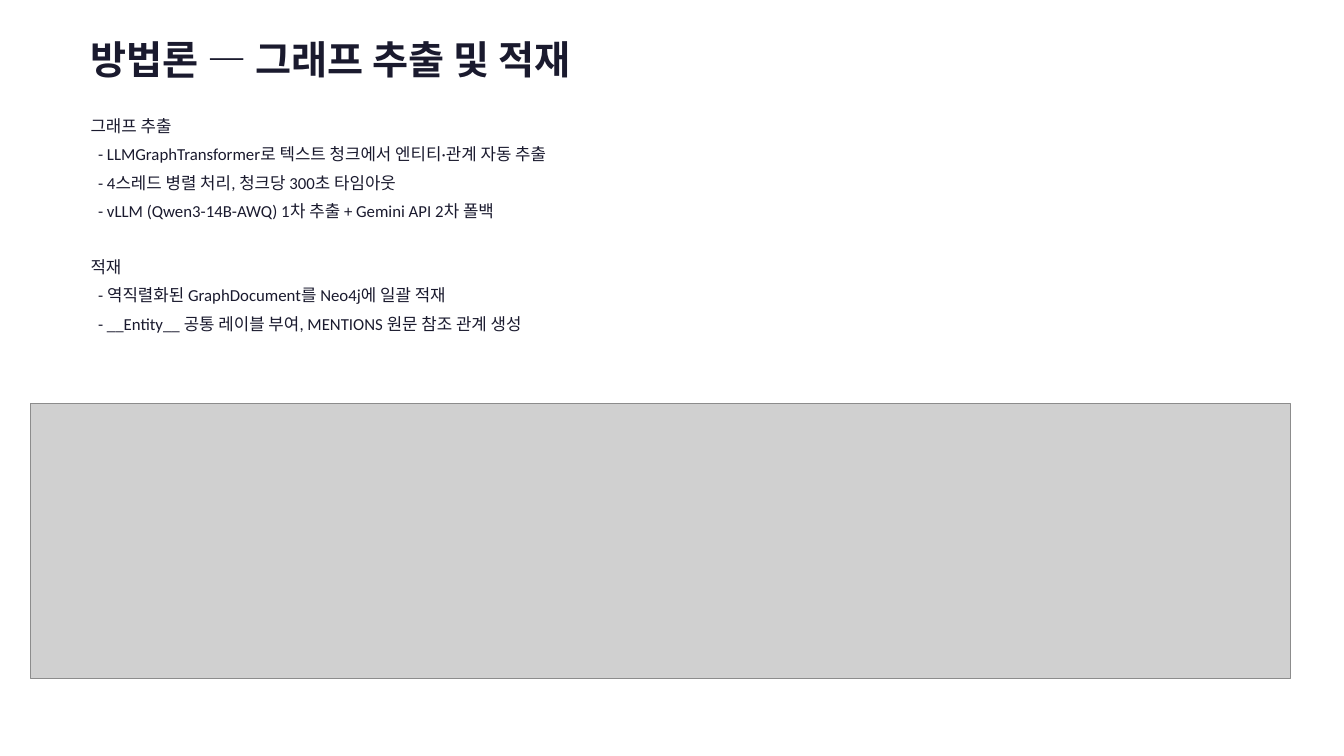
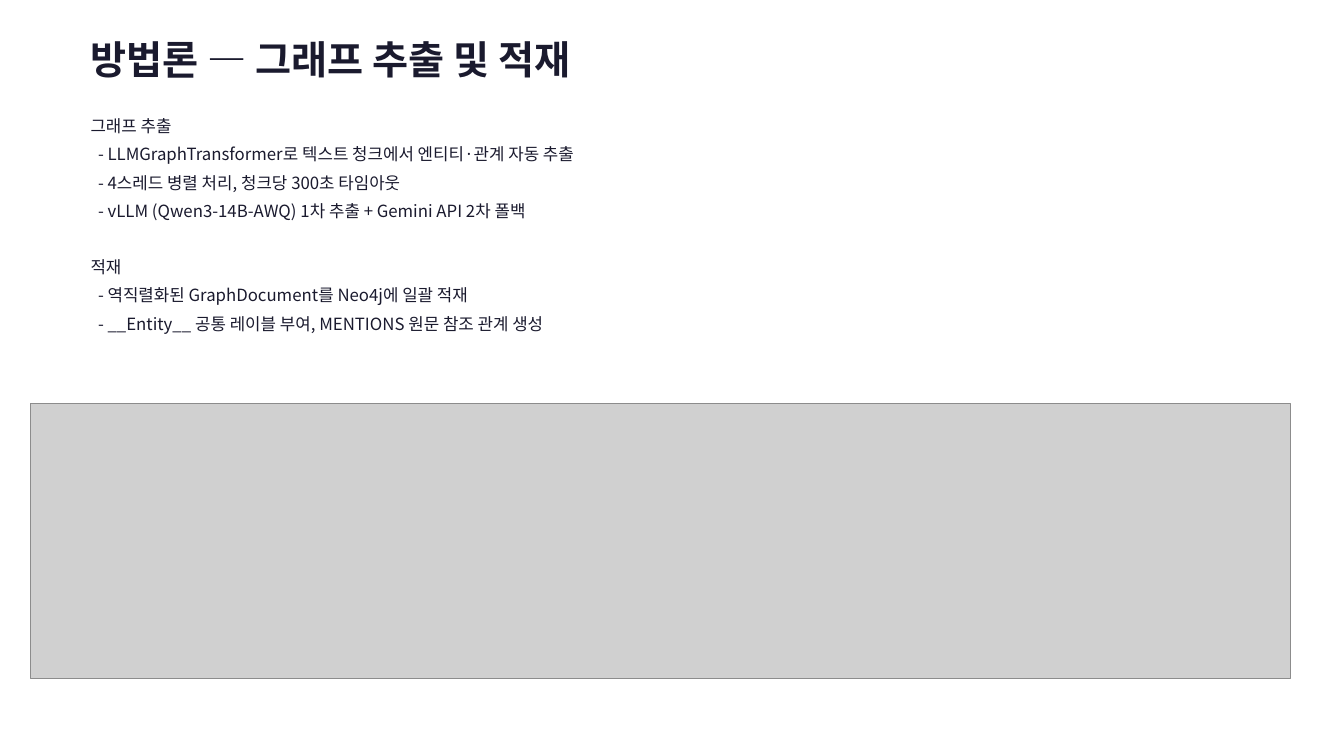
Before and after one commit to dddpower/euaikg, a slide deck: slide 3 of docs/euAIKG_technical.pptx. Drawn at 1344x756 pixels with LibreOffice and Linux fonts; fonts in the diff are those of the drawing; grey boxes stand for pictures. Boxes give left, top, right and bottom in pixels: in the first picture for what was removed or moved away, otherwise in the second. Text is boxed around its words. In the diff, an @@ line names an element or a change of style, - is before the commit and + after.

```diff
--- a/docs/euAIKG_technical.pptx
+++ b/docs/euAIKG_technical.pptx
@@ text "그래프 추출" at [91,118,574,334]: font Calibri to Noto Sans CJK KR @@
```
Also in this commit, not shown: 5 other slides changed, 1 other file.
